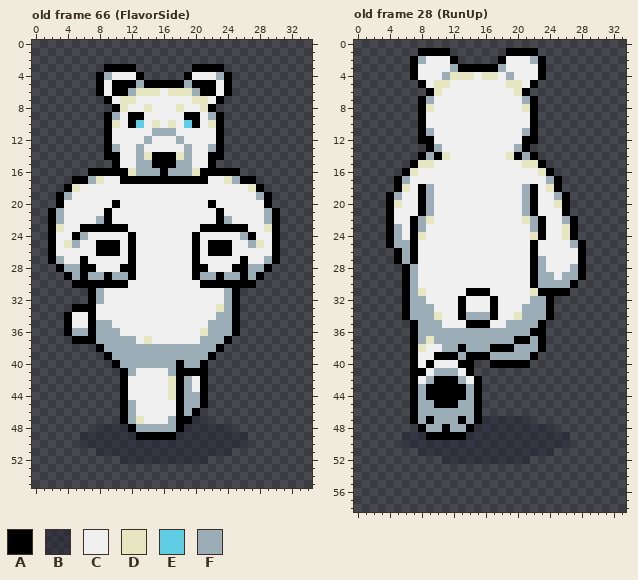
One commit to this pixel-art file: art/player.aseprite. The picture above was drawn from the file before the commit.
512x324 pixels, 80 frames. Shown: old frame 66 (FlavorSide): x 0..34, y 0..55; old frame 28 (RunUp): x 0..33, y 0..58. The old version is drawn lined up with the new one, on the new canvas. The commit also changed other frames, which this record leaves out.
Visible layers, top first: "Layer 2", "Layer 1" opacity 45%.
Palette (. is transparent): A #000000  B #22203473  C #f0f0f0  D #e6e6c0  E #5fcde4  F #9badb7
Pixels before, old frame 66 (FlavorSide), first column x 2:
 3 .......AAAA.......AAAA.......
 4 ......AFCCCA.....ACCCFA......
 5 ......ACAAAFAAAAAFAAACA......
 6 ......ACAAFDDDCDDDFAACA......
 7 .......ACDDCCCCCCCDDCA.......
 8 ........ADCCDCCCDCCDA........
 9 .......AFCAACCCCCAACFA.......
10 .......ADCAECDCDCEACDA.......
11 .......ACCCCCFFFCCCCCA.......
12 .......ACCCCFCCCFCCCCA.......
13 .......AFCCFCCCCCFCCFA.......
14 .......AACCFDAAADFCCAA.......
15 ........ACCFFAAAFFCCA........
16 .....AAAAADFFFAFFFDAAAAA.....
17 ...AAFDCCAAAAAAAAAAACCDFAA...
18 ..ADCCCCCCCCCCCCCCCCCCCCCDA..
19 .AFCCCCCCCCCCCCCCCCCCCCCCCFA.
20 .ACCCCCCACCCCCCCCCCCACCCCCCA.
21 AFCCCCCACCCCCCCCCCCCCACCCCCFA
22 AFCCCCFACCCCCCCCCCCCCAFCCCCFA
23 ADCCAAAAAACCCCCCCCCAAAAAACCDA
24 ACCAFCCCCCACCCCCCCACCCCCFACCA
25 ACDFCCAAACACCCCCCCACAAACCFDCA
26 ACCCCCAAACACCCCCCCACAAACCCCCA
27 AFCCACCCCCACCCCCCCACCCCCACCFA
28 .AFFAACCCAACCCCCCCAACCCAAFFA.
29 ..AFAFFAFFACCCCCCCAFFAFFAFA..
30 ...AAAAAAACCCCCCCCCAAAAAAA...
31 .....AFCCCCCCCCCCCCCCCFA.....
32 .....AFCCCCCCCCCCCCCCCFA.....
33 ...AAACCCCCCCCCCCCCCCDFA.....
34 ..ACCACCCCCCCCCCCCCCCFFA.....
35 ..ACCAFFCCCCCCCCCCCCFFFA.....
36 ..AFFAFFFCCCCCCCCCCDFFFA.....
37 ...AAAFFFFFCDCCCCCCFFFA......
38 ......AFFFFFFFFFFFFFFA.......
39 .......AFFFFFFFFFFFFA........
40 ........AFFFFFFFAFFA.........
41 .........AFCCCCFAAAA.........
42 .........ACCCCCDAFCA.........
43 .........ACCCCCDAFCA.........
44 .........ACCCCCDAFFA.........
45 .........AFCCCCCAFFA.........
46 .........AFCCCCCAFA..........
47 .........AFDCCCFAABB.........
48 ......BBBBAFFFFFABBBBBB......
49 ....BBBBBBBAAAAABBBBBBBBB....
50 ....BBBBBBBBBBBBBBBBBBBBB....
51 ......BBBBBBBBBBBBBBBBB......
52 .........BBBBBBBBBBB.........
Pixels before, old frame 28 (RunUp), first column x 4:
 1 ....AAAA.......AAAA......
 2 ...AFCCCA.....ACCCFA.....
 3 ...ACCCCFAAAAAFCCCCA.....
 4 ...ACCCFDDDCDDCFCCCA.....
 5 ....ACDDCCCCCCCDDCA......
 6 .....ADCCCCCCCCCDA.......
 7 ....AFCCCCCCCCCCCFA......
 8 ....ADCCCCCCCCCCCDA......
 9 ....ACCCCCCCCCCCCCA......
10 ....ACCCCCCCCCCCCCA......
11 ....AFCCCCCCCCCCCFA......
12 ....AACCCCCCCCCCCAA......
13 .....AFCCCCCCCCCFA.......
14 ....AFADCCCCCCCDAFA......
15 ...ADDCCCCCCCCCCCDDA.....
16 ..ADCCCCCCCCCCCCCCCDA....
17 .AFCCCCCCCCCCCCCCCCCFA...
18 .ADCAFCCCCCCCCCCCFACDA...
19 AFCCAFCCCCCCCCCCCFACCFA..
20 ADCCAFCCCCCCCCCCCFACCDA..
21 ACCCAFCCCCCCCCCCCFACCCA..
22 ACCAFDCCCCCCCCCCCDFACCFA.
23 AFCAFCCCCCCCCCCCCCFACCDA.
24 AFCADCCCCCCCCCCCCCDACCDA.
25 AFFACCCCCCCCCCCCCCACCCCFA
26 .AFACCCCCCCCCCCCCCACCCCCA
27 .AFACCCCCCCCCCCCCCAFCCCCA
28 ..AFCCCCCCCCCCCCCCAFCCCFA
29 ..AFCCCCCCCCCCCCCCAFFCFFA
30 ..AFCCCCCCCCCCCCCCAFFFFA.
31 ..AFDCCCCCAAACCCCCDAAAA..
32 ..AFFCCCCACCCACCCCFFA....
33 ..AFFFCCCACCCACCCFFFA....
34 ..AFFFDCCAFFFACCDFFFA....
35 ...AFFFCCCAAACCFFFFA.....
36 ...AFFFFFFFFFFFFFFAA.....
37 ...AFDFFFFFFFFFFAAFA.....
38 ...ADCCFFAFFFAAAFFFA.....
39 ...ACCAAAFAAAFFFFFA......
40 ...ACACCCAA..AAAAA.......
41 ...AACFFFCA..............
42 ...ACFAAAFCA.............
43 ...AFAAAAAFA.............
44 ...AFAAAAAFA.............
45 ...AFFAAAFFA.............
46 ...AFFFFFFFA.............
47 ...AFAFFFAFABBBBBB.......
48 ....AFFAFFABBBBBBBBBB....
49 ..BBBAAAAABBBBBBBBBBBBB..
50 ..BBBBBBBBBBBBBBBBBBBBB..
51 ....BBBBBBBBBBBBBBBBB....
52 .......BBBBBBBBBBB.......
Once edited:
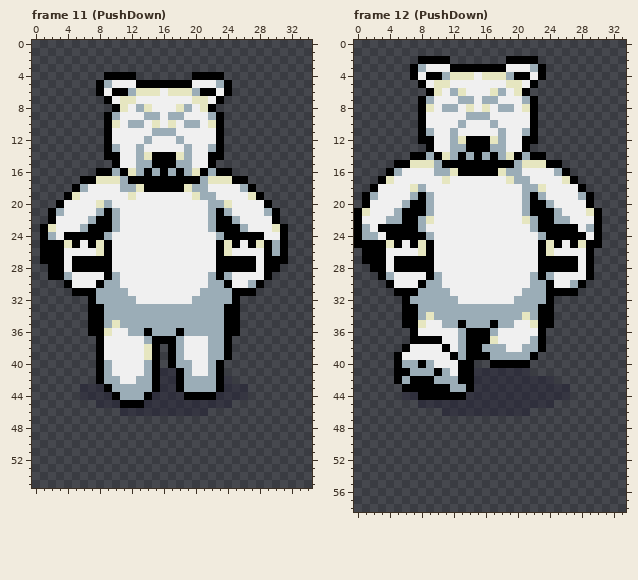
A new or re-ordered frame is compared with the old frame closest to it.
Changes in this commit:
canvas 512x324 -> 704x324
frames 80 -> 98
Frame 11 (PushDown) is new; against old frame 66 (FlavorSide):
y 3: x 9..12 AAAA -> ....; x 20..23 AAAA -> ....
y 4: x 8..13 AFCCCA -> .AAAA.; x 19..24 ACCCFA -> .AAAA.
y 5: x 9..13 CAAAF -> FCCCA; x 19..23 FAAAC -> ACCCF
y 8: x 13 C -> F; x 19 C -> F
y 9: x 12..15 AACC -> CCFF; x 17..20 CCAA -> FFCC
y 10: x 12..13 AE -> FF; x 19..20 EA -> FF
y 16: x 7 A -> .; x 10 A -> F; x 14 F -> A; x 18 F -> A; x 22 A -> F; x 25 A -> .
y 17: x 5 A -> .; x 7 F -> A; x 9..11 CCA -> DDF; x 21..23 ACC -> FDD; x 25 F -> A; x 27 A -> .
y 18: x 4..6 ADC -> .AF; x 11..21 CCCCCCCCCCC -> FFDAAAAADFF; x 26..28 CDA -> FA.
y 19: x 3..5 AFC -> .AD; x 12 C -> D; x 20..22 CCC -> DFF; x 27..29 CFA -> DA.
y 20: x 8..10 CCA -> DFC; x 22..24 ACC -> FFD
y 21: x 8 C -> F; x 10 C -> F; x 22 C -> F; x 24 C -> F
y 22: x 3 F -> C; x 7..8 CF -> FA; x 10 C -> F; x 22 C -> F; x 24..25 FC -> AF; x 29 F -> C
y 23: x 1..3 .AD -> ADC; x 6 A -> F; x 10..11 AA -> FC; x 21..22 AA -> CF; x 26 A -> F; x 29..31 DA. -> CDA
y 24: x 1..2 .A -> AF; x 4 C -> A; x 6..9 FCCC -> AAAF; x 12 A -> C; x 20 A -> C; x 23..26 CCCF -> FAAA; x 28 C -> A; x 30..31 A. -> CA
y 25: x 1 . -> A; x 3 C -> A; x 5 F -> A; x 7..8 CA -> AD; x 10 A -> C; x 12 A -> C; x 20 A -> C; x 22 A -> C; x 24..25 AC -> DA; x 27 F -> A; x 29..31 CA. -> AFA
y 26: x 1 . -> A; x 3 C -> A; x 8 A -> D; x 10 A -> C; x 12 A -> C; x 20 A -> C; x 22 A -> C; x 24 A -> D; x 29..31 CA. -> AFA
y 27: x 1 . -> A; x 3 F -> A; x 5 C -> A; x 7..9 CCC -> AAA; x 12 A -> C; x 20 A -> C; x 23..25 CCC -> AAA; x 27 C -> A; x 29 F -> A; x 31 . -> A
y 28: x 2 . -> A; x 4..5 FF -> CA; x 8..9 CC -> AA; x 11..12 AA -> CC; x 20..21 AA -> CC; x 23..24 CC -> AA; x 27..28 FF -> AC; x 30 . -> A
y 29: x 2..8 ..AFAFF -> AAFCCCC; x 11..12 FA -> CC; x 20..21 AF -> CC; x 25..29 FAFA. -> CCCCA
y 30: x 4..7 .AAA -> ACCC; x 9..11 AAA -> FFC; x 21..23 AAA -> CFF; x 25..28 AAA. -> CCFA
y 31: x 5..6 .. -> AA; x 9..11 CCC -> FFF; x 21..23 CCC -> FFF; x 26..27 .. -> AA
y 32: x 9..12 CCCC -> FFFF; x 20..23 CCCC -> FFFF
y 33: x 5..6 AA -> ..; x 8..24 CCCCCCCCCCCCCCCDF -> AFFFFFFFFFFFFFFFA
y 34: x 4..6 ACC -> ...; x 8..22 CCCCCCCCCCCCCCC -> AFFFFFFFFFFFFFF; x 24 F -> A
y 35: x 4..6 ACC -> ...; x 8 F -> A; x 10..21 CCCCCCCCCCCC -> DFFFFFFFFFFF; x 24 F -> A
y 36: x 4..6 AFF -> ...; x 8..10 FFF -> ADC; x 12..21 CCCCCCCCCD -> FFAFFFAFFF; x 24 F -> A
y 37: x 5..12 AAAFFFFF -> ...ACCCC; x 14..18 DCCCC -> FAAAF; x 21 F -> C
y 38: x 9..17 FFFFFFFFF -> CCCCCDA.A; x 19..21 FFF -> CCC; x 23..24 A. -> FA
y 39: x 8..17 .AFFFFFFFF -> ACCCCCDA.A; x 19..24 FFFA.. -> CCCFFA
y 40: x 8..13 ..AFFF -> AFCCCC; x 15..18 FFFA -> A.AF; x 20..23 FA.. -> CCFA
y 41: x 8..12 ...AF -> AFCCC; x 14..17 CCCF -> FABB; x 19..23 AAA.. -> FCCFA
y 42: x 8..11 ...A -> AFFC; x 13..17 CCCCD -> FFABB; x 20..24 CA... -> FFFAB
y 43: x 6..17 .....ACCCCCD -> BBBAFFFFFABB; x 20..26 CA..... -> FFFABBB
y 44: x 6..20 .....ACCCCCDAFF -> BBBBAFFFABBBBAA; x 22..26 ..... -> ABBBB
y 45: x 8..10 ... -> BBB; x 12..24 FCCCCCAFFA... -> AABBBBBBBBBBB
y 46: x 11..21 AFCCCCCAFA. -> BBBBBBBBBBB
y 47: x 11..21 AFDCCCFAABB -> ...........
y 48: x 8..24 BBBBAFFFFFABBBBBB -> .................
y 49: x 6..26 BBBBBBBAAAAABBBBBBBBB -> .....................
y 50: x 6..26 BBBBBBBBBBBBBBBBBBBBB -> .....................
y 51: x 8..24 BBBBBBBBBBBBBBBBB -> .................
y 52: x 11..21 BBBBBBBBBBB -> ...........
Frame 12 (PushDown) is new; against old frame 28 (RunUp):
y 1: x 8..11 AAAA -> ....; x 19..22 AAAA -> ....
y 2: x 7..12 AFCCCA -> .AAAA.; x 18..23 ACCCFA -> .AAAA.
y 3: x 8 C -> F; x 12 F -> A; x 18 F -> A; x 22 C -> F
y 4: x 9..10 CC -> AA; x 18 C -> D; x 20..21 CC -> AA
y 6: x 12..13 CC -> FD; x 17..18 CC -> DF
y 7: x 13..14 CC -> FF; x 16..17 CC -> FF
y 8: x 11..12 CC -> FF; x 14 C -> D; x 16 C -> D; x 18..19 CC -> FF
y 9: x 14..16 CCC -> FFF
y 10: x 13 C -> F; x 17 C -> F
y 11: x 12 C -> F; x 18 C -> F
y 12: x 12..18 CCCCCCC -> FDAAADF
y 13: x 10 F -> C; x 12..18 CCCCCCC -> FFAAAFF; x 20 F -> C
y 14: x 7 . -> A; x 12..18 CCCCCCC -> FAFAFAF; x 23 . -> A
y 15: x 5..7 ..A -> AAD; x 10..20 CCCCCCCCCCC -> FAAAAAAAAAF; x 23..25 A.. -> DAA
y 16: x 4..7 ..AD -> AFCC; x 10..20 CCCCCCCCCCC -> FFDAAAAADFF; x 23..26 DA.. -> CCFA
y 17: x 3..6 ..AF -> ADCC; x 11 C -> D; x 19..21 CCC -> DFF; x 24..27 FA.. -> CCDA
y 18: x 2..9 ...ADCAF -> ACCCCDFC; x 22..28 ACDA... -> FDCCCCA
y 19: x 1..5 ...AF -> AFCCC; x 7 C -> F; x 23 C -> F; x 25..29 FA... -> CCCFA
y 20: x 1..7 ...ADCC -> ACCCCFA; x 23..29 CCDA... -> AFCCCCA
y 21: x 0..7 ....ACCC -> ADCCCFAA; x 23..30 CCCA.... -> AAFCCCDA
y 22: x 0..6 ....ACC -> ACCCFFA; x 24..25 CC -> AF; x 27..30 A... -> CCCA
y 23: x 0..3 .... -> AFCA; x 5..6 FC -> AA; x 24..26 CCD -> AAA; x 28..30 ... -> CFA
y 24: x 0..3 .... -> AFFC; x 5..6 FC -> AA; x 8..9 DC -> AF; x 22..26 DACCD -> CFAAA; x 28..30 ... -> ACA
y 25: x 0..6 ....AFF -> AAAADAC; x 8..9 CC -> DA; x 22..25 ACCC -> CADA; x 27..30 FA.. -> ADAA
y 26: x 1..9 ....AFACC -> AAACCCCDA; x 22..24 ACC -> CAD; x 28..29 A. -> CA
y 27: x 1..4 .... -> AAAC; x 6 F -> A; x 8..9 CC -> AA; x 22..29 AFCCCCA. -> CAAAAACA
y 28: x 2..5 .... -> AACA; x 7..9 FCC -> AAA; x 22..29 AFCCCFA. -> CAAAAACA
y 29: x 3..7 ...AF -> AFCCC; x 9..10 CC -> AF; x 22..23 AF -> FA; x 26..29 FFA. -> CCCA
y 30: x 4..10 ..AFCCC -> ACCCAFF; x 22 A -> F; x 24..28 FFFA. -> ACCFA
y 31: x 5 . -> A; x 7..11 FDCCC -> AFFFF; x 14..16 AAA -> CCC; x 21..23 CDA -> FFF; x 27 . -> A
y 32: x 9..13 CCCCA -> FFFFC; x 17 A -> C; x 20..21 CC -> FF
y 33: x 7 F -> A; x 10..20 CCCACCCACCC -> FFFFFFFFFFF; x 23 F -> A
y 34: x 7 F -> A; x 9..13 FDCCA -> DFFFF; x 17..21 ACCDF -> FFFFD; x 23 F -> A
y 35: x 6 . -> A; x 8..18 FFFCCCAAACC -> DCCFFAFFFAF; x 20..22 FFF -> CCD; x 24 . -> A
y 36: x 8..12 FFFFF -> CCCCC; x 14..16 FFF -> AAA; x 18..22 FFFFA -> CCCCC
y 37: x 8..12 FDFFF -> AAACC; x 14..21 FFFFFFAA -> AAADCCCC
y 38: x 6..8 .AD -> ACC; x 11..15 FFAFF -> ACFAA; x 17..20 AAAF -> FFCC
y 39: x 5..7 ..A -> ACC; x 10..11 AA -> CC
y 40: x 5..9 ..ACA -> AFFAF
y 41: x 5..10 ..AACF -> AAFFFA; x 12..13 FC -> CA; x 15..21 ....... -> BBBBBBB
y 42: x 5..6 .. -> AF; x 8..24 CFAAAFCA......... -> AAFFFAABBBBBBBBBB
y 43: x 6 . -> A; x 8 F -> A; x 12..26 AAFA........... -> FFABBBBBBBBBBBB
y 44: x 6..8 .AF -> BBA; x 14..26 FA........... -> BBBBBBBBBBBBB
y 45: x 7..24 AFFAAAFFA......... -> .BBBBBBBBBBBBBBBBB
y 46: x 7..21 AFFFFFFFA...... -> ....BBBBBBBBBBB
y 47: x 7..21 AFAFFFAFABBBBBB -> ...............
y 48: x 8..24 AFFAFFABBBBBBBBBB -> .................
y 49: x 6..26 BBBAAAAABBBBBBBBBBBBB -> .....................
y 50: x 6..26 BBBBBBBBBBBBBBBBBBBBB -> .....................
y 51: x 8..24 BBBBBBBBBBBBBBBBB -> .................
y 52: x 11..21 BBBBBBBBBBB -> ...........
